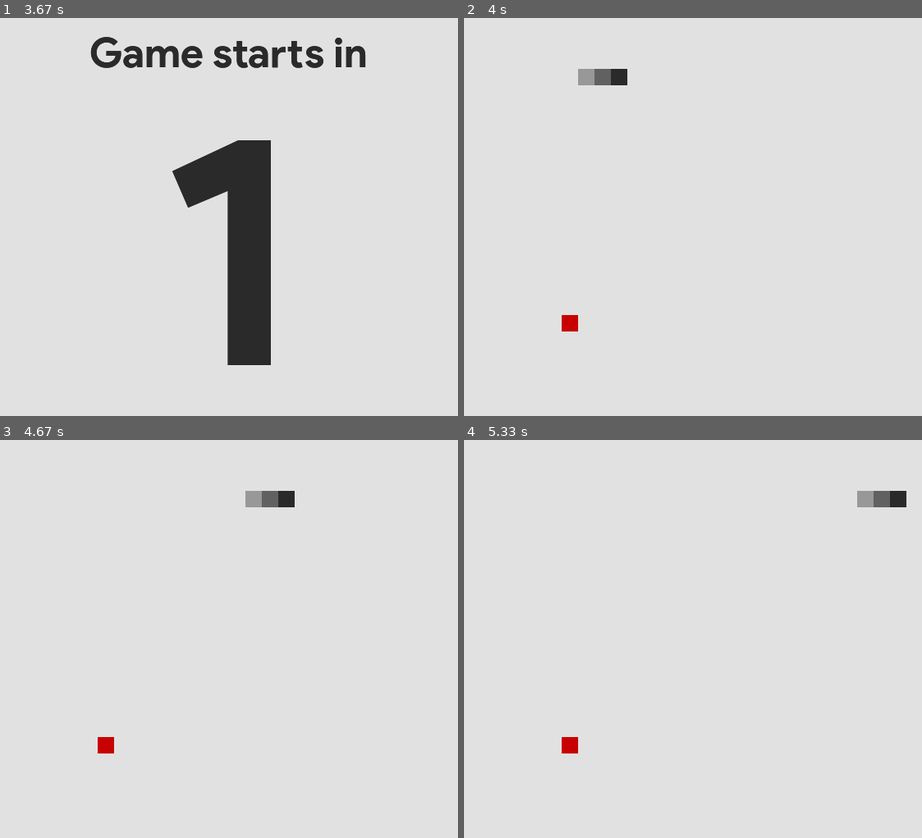
Above: before the commit, frames 1-4 (two rows, left to right).
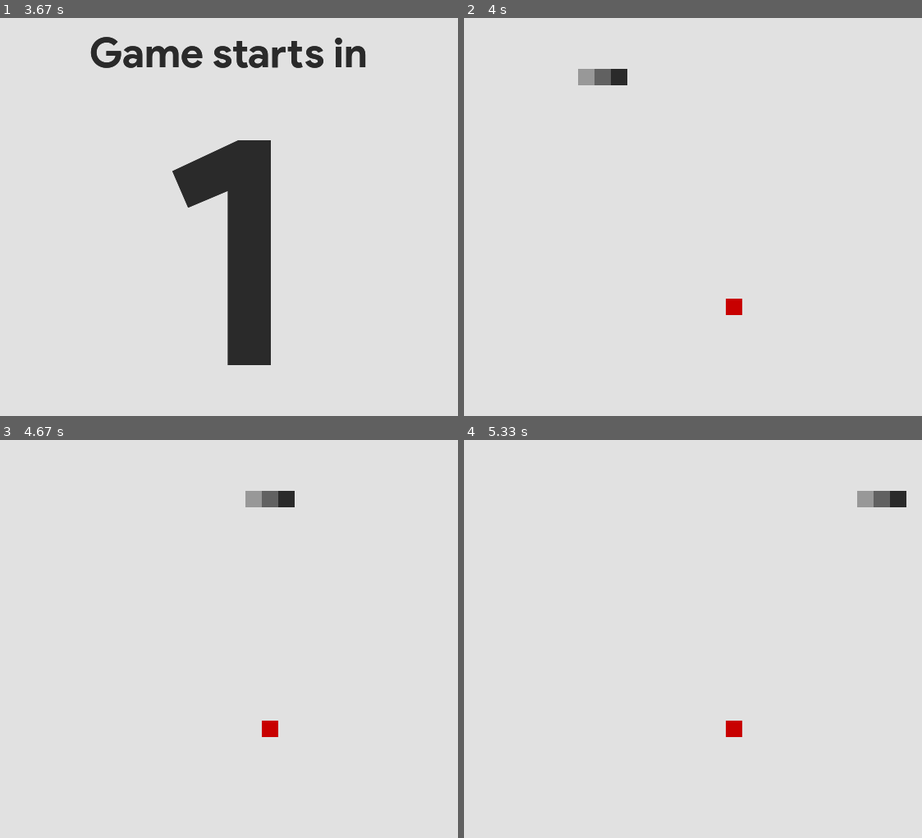
Above: after the commit, the same moments.

Repository: voaneves/snake-on-pygame
Game: pygame game, started from snake.py
Same seed, same stepped clock (60 frames per second), same inputs: the game is played once before the commit and once after it.
Inputs:
- Up to frame 1 (3.67 s): click "PLAY" at 0.38 s; click "EASY" at 0.72 s; hold Left from 3.58 s (still down)
- Up to frame 2 (4 s): keep holding Left
- Up to frame 3 (4.67 s): release Left at 4.18 s
- Up to frame 4 (5.33 s): no input

Frame 1 is identical in both runs. In frame 2, 0.3% of the frame differs, in the area x 21-61%, y 70-79%; in frame 3, 0.3%; in frame 4, 0.3%.

Commit message:
Improving code for performance resons

Diff:
--- a/snake.py
+++ b/snake.py
@@ -188,6 +188,12 @@
         ]
         self.prev_action = 1
         self.length = 3
+        self.movement_mapping = {
+            ABSOLUTE_ACTIONS["LEFT"]: (-1, 0),
+            ABSOLUTE_ACTIONS["RIGHT"]: (1, 0),
+            ABSOLUTE_ACTIONS["UP"]: (0, -1),
+            ABSOLUTE_ACTIONS["DOWN"]: (0, 1),
+        }
 
     def is_move_invalid(self, action):
         """Check if the movement is invalid, according to FORBIDDEN_MOVES."""
@@ -211,27 +217,10 @@
         else:
             self.prev_action = action
 
-        directions = [
-            ABSOLUTE_ACTIONS["LEFT"],
-            ABSOLUTE_ACTIONS["RIGHT"],
-            ABSOLUTE_ACTIONS["UP"],
-            ABSOLUTE_ACTIONS["DOWN"],
-        ]
-        if action in directions:
-            self.head[0] += (
-                1
-                if action == ABSOLUTE_ACTIONS["RIGHT"]
-                else -1
-                if action == ABSOLUTE_ACTIONS["LEFT"]
-                else 0
-            )
-            self.head[1] += (
-                1
-                if action == ABSOLUTE_ACTIONS["DOWN"]
-                else -1
-                if action == ABSOLUTE_ACTIONS["UP"]
-                else 0
-            )
+        # Use the dictionary to update the head position
+        movement = self.movement_mapping.get(action, (0, 0))
+        self.head[0] += movement[0]
+        self.head[1] += movement[1]
 
         self.body.insert(0, list(self.head))
         ate_food = self.head == food_pos
@@ -272,14 +261,13 @@
         if not self.is_food_on_screen:
             while True:
                 food = [
-                    int((VAR.board_size - 1) * random.random()),
-                    int((VAR.board_size - 1) * random.random()),
+                    random.randint(0, VAR.board_size - 1),
+                    random.randint(0, VAR.board_size - 1),
                 ]
 
-                if food in body:
-                    continue
-                self.pos = food
-                break
+                if food not in body:
+                    self.pos = food
+                    break
 
             LOGGER.info("EVENT: FOOD APPEARED")
             self.is_food_on_screen = True
